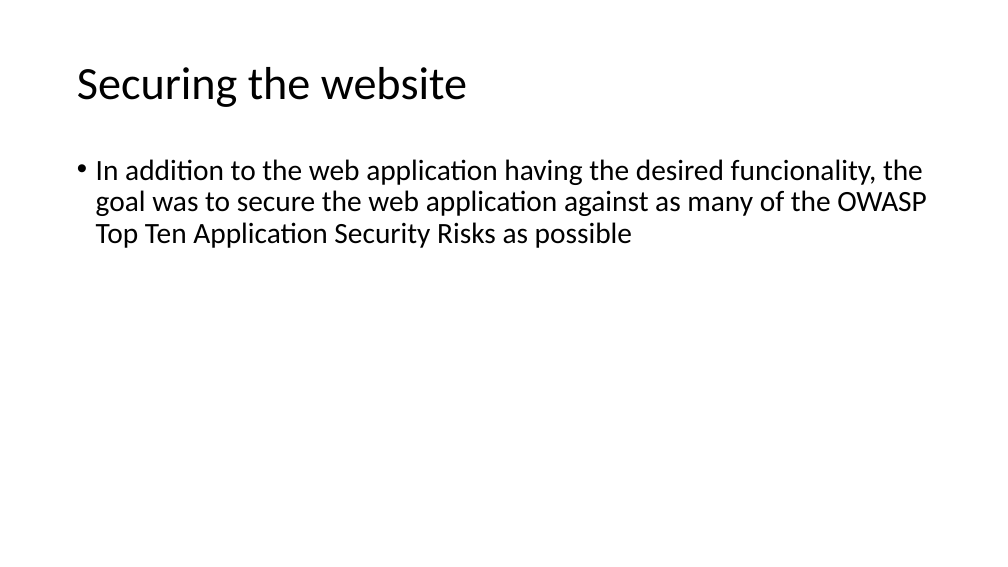
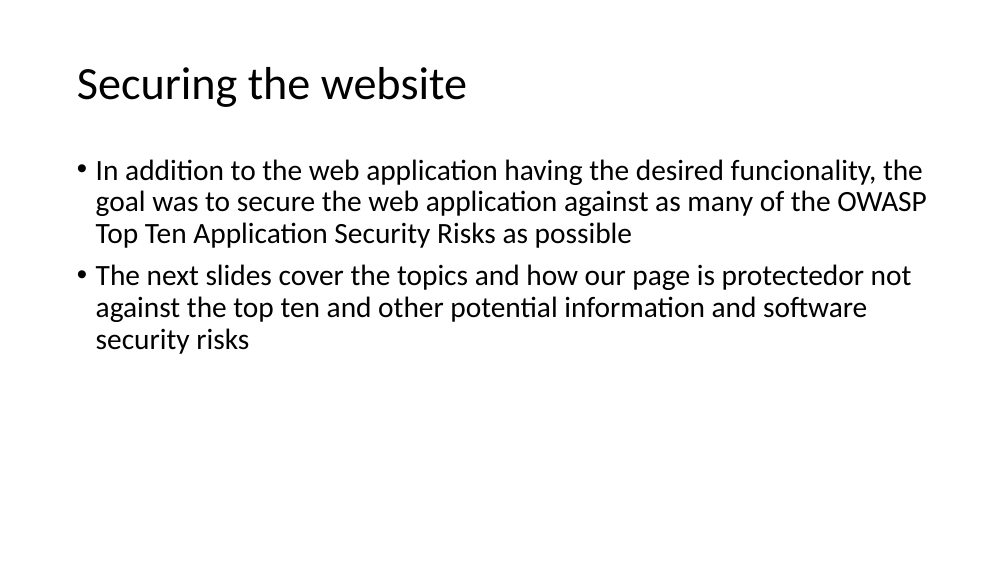
Before and after one commit to jkunnas58/dat250_netbank_fall_2020, a slide deck: slide 10 of Project_report_group_9.pptx (slide 9 before the commit). Drawn at 1008x567 pixels with LibreOffice and Linux fonts; fonts in the diff are those of the drawing. Boxes give left, top, right and bottom in pixels: in the first picture for what was removed or moved away, otherwise in the second. Text is boxed around its words. In the diff, an @@ line names an element or a change of style, - is before the commit and + after.

Commit message:
upgraded password security and .pptx report update

```diff
--- a/Project_report_group_9.pptx
+++ b/Project_report_group_9.pptx
@@ text at (96,264,912,354): paragraph added @@
+• The next slides cover the topics and how our page is protectedor not against the top ten and other potential information and software security risks
```
Also in this commit, not shown: 9 other slides changed, 2 slides added, 1 slide removed, 1 other file.
